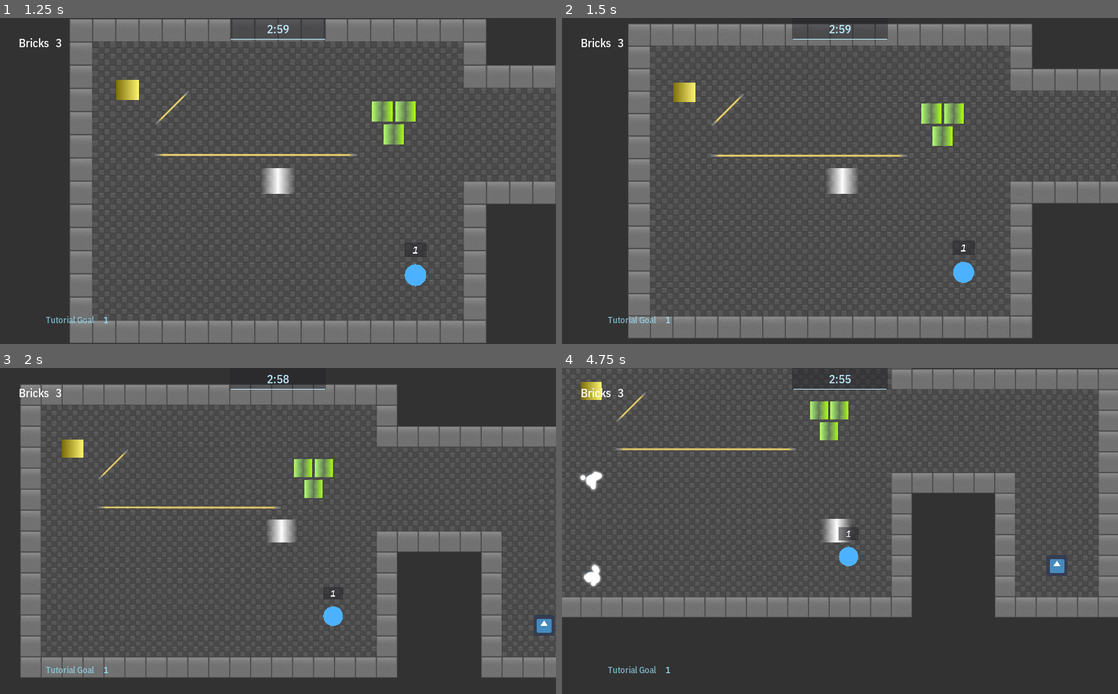
Above: before the commit, frames 1-4 (two rows, left to right).
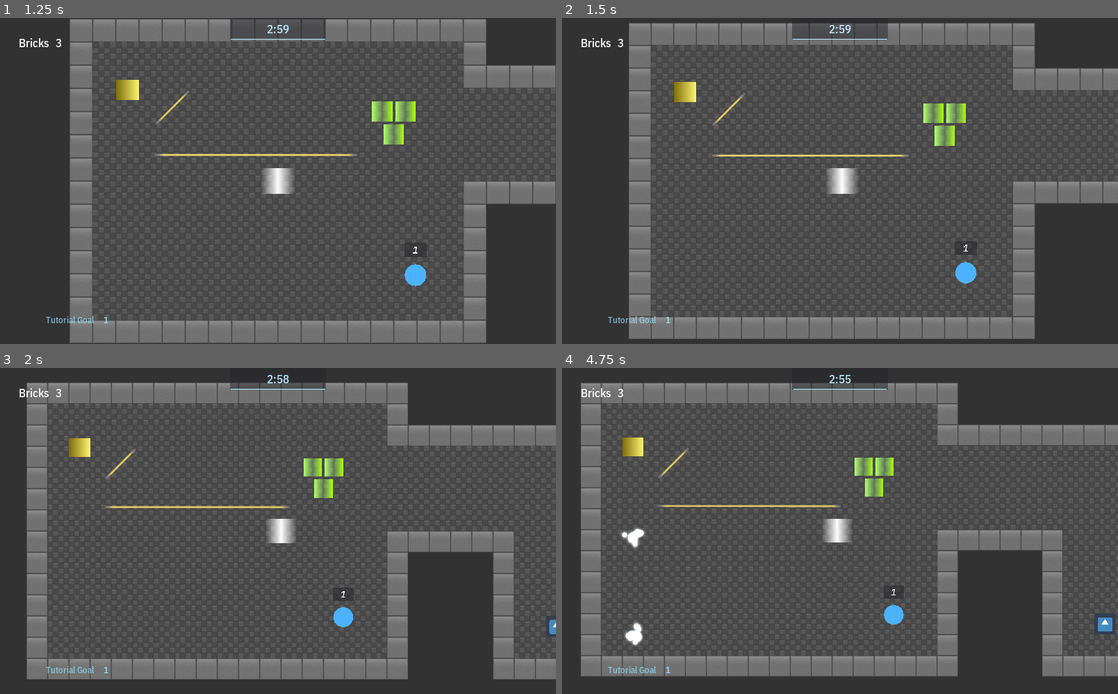
Above: after the commit, the same moments.

Repository: Calinou/escape-space
Game: Godot game, scene res://menu/menu.tscn
The game is run twice, just before and just after one commit, with the same random seed, the same clock (stepped at 60 frames per second) and the same inputs. The engine's default icon, where the game draws it, is replaced by a stand-in: a white triangle on a blue panel in a dark square. Sound files missing from this copy of the repository are replaced by a short silence.
Inputs (mouse positions are in pixels of both pictures, inside the frame that each line leads up to):
- Up to frame 1 (1.25 s): click "Play" at 0.5 s
- Up to frame 2 (1.5 s): tap Enter at 1.25 s; move the mouse to (962, 164) at 1.27 s; hold Right (move_right) from 1.28 s (still down)
- Up to frame 3 (2 s): keep holding Right (move_right)
- Up to frame 4 (4.75 s): move the mouse to (728, 547) at 2.02 s; release Right (move_right) at 2.03 s; hold Down (move_down) 2.03-2.78 s; move the mouse to (895, 459) at 2.77 s; hold Right (move_right) 2.78-3.53 s; move the mouse to (812, 596) at 3.52 s; hold Up (move_up) 3.53-4.28 s; move the mouse to (1006, 579) at 4.27 s; hold Left (move_left) from 4.28 s (still down)

Frame 1 is identical in both runs. In frame 2, 4.6% of the frame differs, in the area x 11-100%, y 1-99%; in frame 3, 12%; in frame 4, 41%, in the area x 0-100%, y 0-95%.

Commit message:
Tweak paddle acceleration and friction to be slightly slower

Diff:
--- a/game/paddle/paddle.gd
+++ b/game/paddle/paddle.gd
@@ -6,10 +6,10 @@
 
 # Acceleration
 # There is no maximum set speed because it depends on friction
-const ACCELERATION = 3000
+const ACCELERATION = 2400
 
 # The friction factor applied on each step
-const FRICTION = 0.89
+const FRICTION = 0.9
 
 const CAMERA_ZOOM_BASE = 1.5
 
